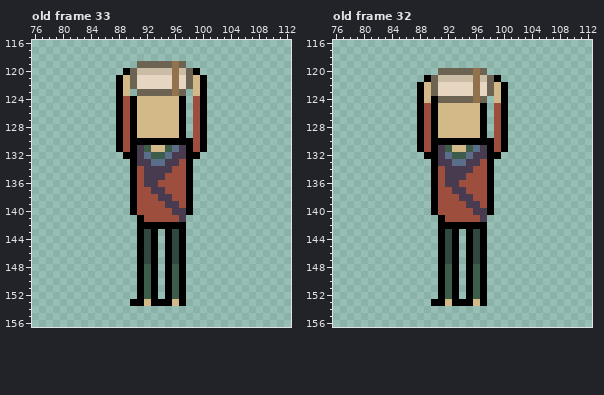
Edited in one commit: pixel-art file (Resources/Images/LoadCannon.aseprite). The picture above is the old version.
240x240 pixels, 33 frames. Shown: old frame 33: x 76..112, y 116..156; old frame 32: x 76..112, y 116..156. The commit also changed other frames, which this record leaves out.
Once edited:
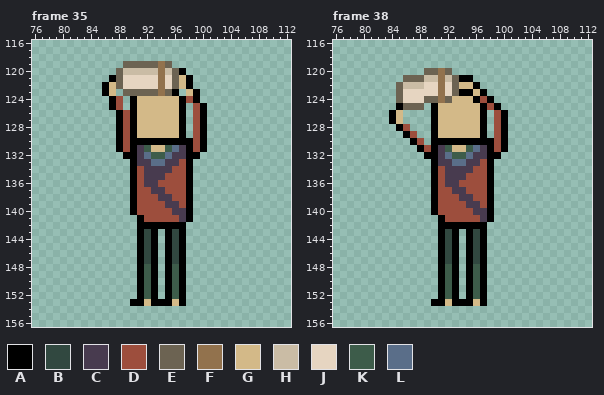
Palette (. is transparent): A #000000  B #314840  C #483b4f  D #9d4e3d  E #6c6352  F #92724d  G #d3b988  H #cabca5  J #e6d5c1  K #3d5c4a  L #5a6e89
A new or re-ordered frame is compared with the old frame closest to it.
Diff:
frames 33 -> 50
Changed rows in their new state; - is an unchanged pixel.
Frame 35 is new; against old frame 33:
first column x 86:
119 ---EE---F-..---
120 --EHH---F-EA..-
121 -AEJJ---F-EGA..
122 AGEJJ---F-EGA..
123 AG.EE---F-A.GA.
124 -AD.--------DA.
125 -AD.-----------
first column x 98:
141 A
Frame 38 is new; against old frame 32:
first column x 84:
120 -----EEF-.....---
121 --EEEHHF-EAA....-
122 -EHHHJJF-EGGA....
123 -EJJJJJF-EAAGA...
124 -EJJJEEF-GGGADA..
125 -AEEE.--------DA.
126 AG--..-----------
127 AG--..-----------
128 -AD-..-----------
129 --AD..-----------
130 ---AD.-----------
first column x 98:
141 A
